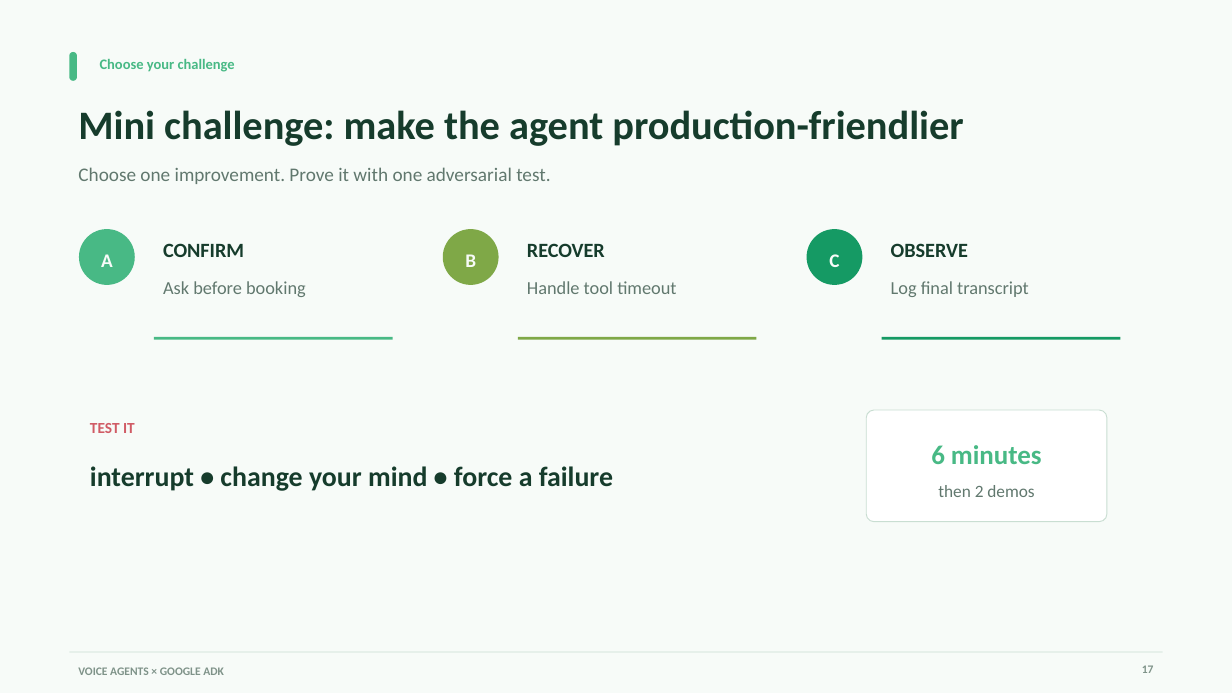
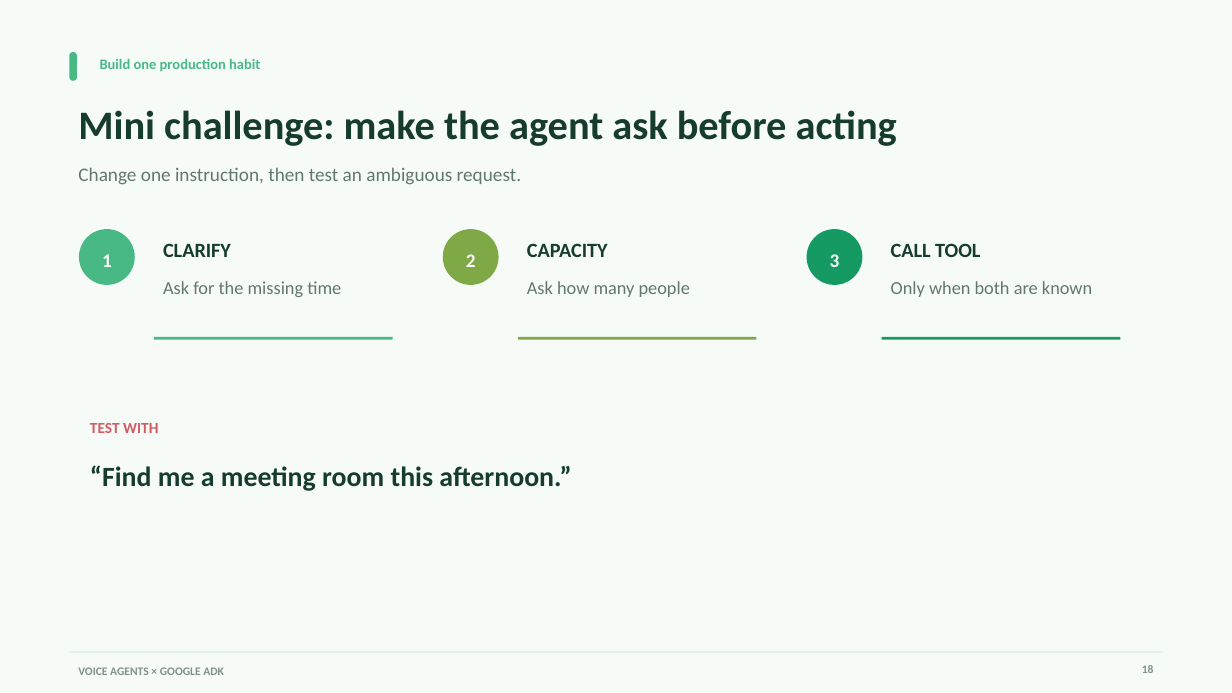
Before and after one commit to aswincsekar/adk-voice-workshop, a slide deck: slide 18 of slides/google-adk-voice-agents-workshop.pptx (slide 17 before the commit). Drawn at 1232x693 pixels with LibreOffice and Linux fonts; fonts in the diff are those of the drawing. Boxes give left, top, right and bottom in pixels: in the first picture for what was removed or moved away, otherwise in the second. Text is boxed around its words. In the diff, an @@ line names an element or a change of style, - is before the commit and + after.

```diff
--- a/slides/google-adk-voice-agents-workshop.pptx
+++ b/slides/google-adk-voice-agents-workshop.pptx
@@ text at bbox=[100, 59, 260, 72]: text changed @@
-Choose your challenge
+Build one production habit
@@ text at bbox=[78, 110, 897, 146]: text changed @@
-Mini challenge: make the agent production-friendlier
+Mini challenge: make the agent ask before acting
@@ text at bbox=[78, 167, 521, 185]: text changed @@
-Choose one improvement. Prove it with one adversarial test.
+Change one instruction, then test an ambiguous request.
@@ text at bbox=[102, 254, 112, 267]: text changed @@
-A
+1
@@ text at bbox=[163, 243, 231, 257]: text changed @@
-CONFIRM
+CLARIFY
@@ text at bbox=[466, 254, 476, 267]: text changed @@
-B
+2
@@ text at bbox=[527, 243, 608, 257]: text changed @@
-RECOVER
+CAPACITY
@@ text at bbox=[830, 254, 840, 267]: text changed @@
-C
+3
@@ text at bbox=[891, 243, 980, 257]: text changed @@
-OBSERVE
+CALL TOOL
@@ text at bbox=[163, 281, 341, 297]: text changed @@
-Ask before booking
+Ask for the missing time
@@ text at bbox=[527, 281, 690, 297]: text changed @@
-Handle tool timeout
+Ask how many people
@@ text at bbox=[891, 281, 1092, 297]: text changed @@
-Log final transcript
+Only when both are known
@@ rounded rectangle removed at bbox=[867, 410, 1107, 522] @@
@@ text at bbox=[90, 423, 158, 433]: text changed @@
-TEST IT
+TEST WITH
@@ text removed at bbox=[931, 445, 1042, 464] @@
-6 minutes
@@ text at bbox=[90, 465, 571, 491]: text changed @@
-interrupt • change your mind • force a failure
+“Find me a meeting room this afternoon.”
@@ text removed at bbox=[938, 485, 1034, 497] @@
-then 2 demos
@@ text at bbox=[1142, 665, 1154, 673]: text changed @@
-17
+18
```
Also in this commit, not shown: 3 other slides changed, 1 slide added, 9 other files.
